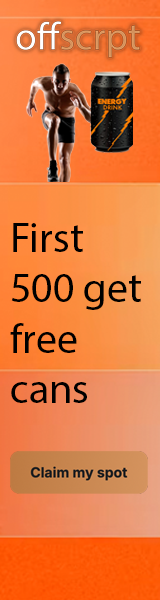
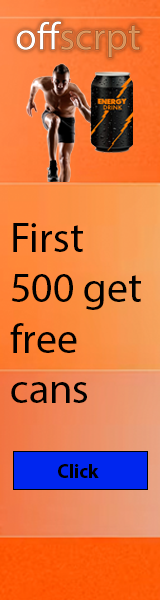
Layers edited between the first and the second 160 × 600 image:
added group "cta" with 2 layers above "description" over [13, 451, 148, 490]
added layer "Click" in group "cta" over [58, 464, 99, 478]
added layer "Rectangle 1" in group "cta" over [13, 451, 148, 490]
removed layer "cta" over [10, 451, 148, 494]